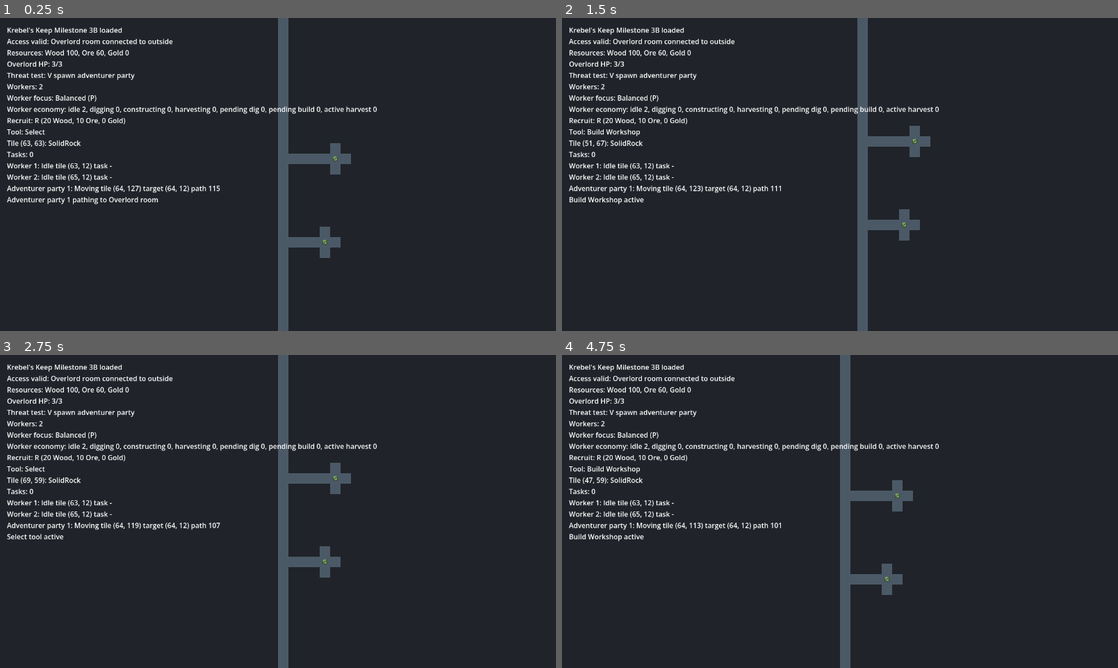
Above: before the commit, frames 1-4 (two rows, left to right).
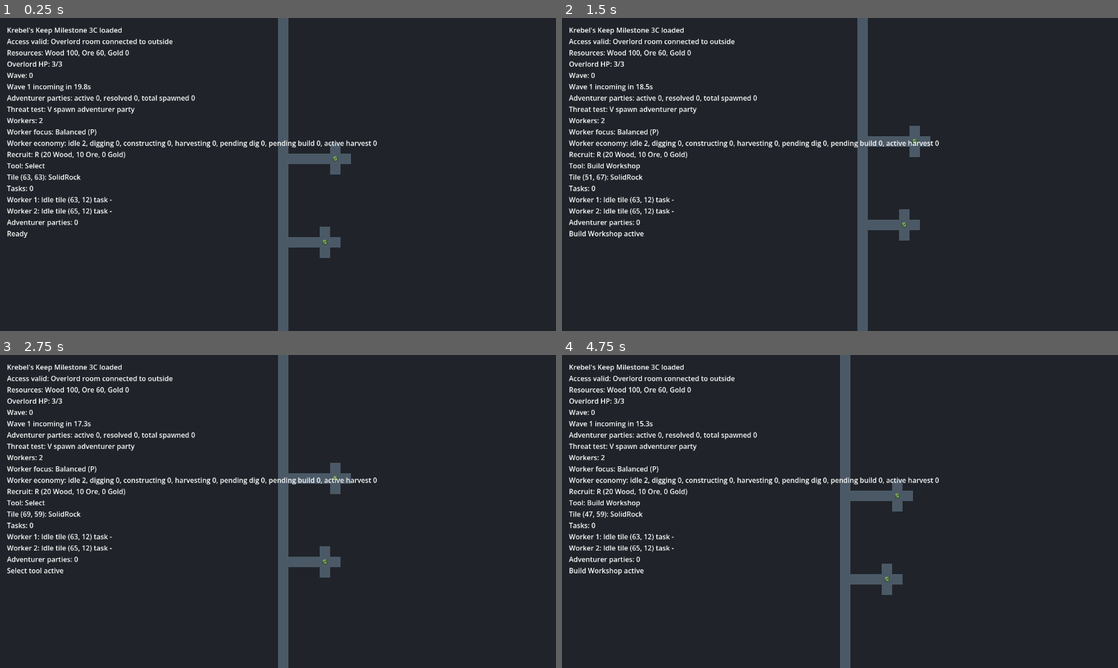
Above: after the commit, the same moments.

Repository: Servovicis/KrebelsKeep
Game: Godot game, scene res://scenes/main/Main.tscn
Two runs of this game, one before a commit and one after it. Both use one fixed random seed, a clock stepped at 60 frames per second and the inputs below.
Inputs (mouse positions are in pixels of both pictures, inside the frame that each line leads up to):
- Up to frame 1 (0.25 s): no input
- Up to frame 2 (1.5 s): tap Enter at 0.5 s; move the mouse to (962, 158) at 0.52 s; tap S (camera_down) at 0.6 s; tap H (tool_build_workshop) at 0.77 s; tap Space at 1.25 s; move the mouse to (728, 190) at 1.27 s; tap A (camera_left) at 1.35 s
- Up to frame 3 (2.75 s): tap H (tool_build_workshop) at 1.52 s; tap Enter at 2 s; move the mouse to (333, 442) at 2.02 s; tap D (camera_right) at 2.1 s
- Up to frame 4 (4.75 s): tap Space at 2.75, 4.25 s; move the mouse to (812, 574) at 2.77 s; tap W (camera_up) at 2.85 s; tap H (tool_build_workshop) at 3.02, 3.77, 4.52 s; tap Enter at 3.5 s; move the mouse to (1006, 558) at 3.52 s; hold Mouse wheel up (camera_zoom_in) 3.53-4.28 s; move the mouse to (673, 464) at 4.27 s; tap Mouse wheel down (camera_zoom_out) at 4.35 s

The runs differ from the first frame. In frame 1, 4.0% of the frame differs, in the area x 1-68%, y 3-71%; in frame 2, 4.0%; in frame 3, 3.9%; in frame 4, 4.0%.

Commit message:
feat: add adventurer wave timing stub

Diff:
--- a/scripts/core/main.gd
+++ b/scripts/core/main.gd
@@ -48,6 +48,8 @@
 const WORKER_SPEED_TILES_PER_SECOND := 4.0
 const ADVENTURER_SPEED_TILES_PER_SECOND := 3.0
 const OVERLORD_MAX_HP := 3
+const FIRST_WAVE_DELAY_SECONDS := 20.0
+const WAVE_INTERVAL_SECONDS := 30.0
 const DIG_WORK_REQUIRED := 2.0
 const EMPTY_SOURCE_RETRY_INTERVAL := 1.0
 # Extractors can work nearby permanent sources. Adjacency is optimal because it
@@ -101,6 +103,9 @@
 var harvest_buildings: Dictionary = {}
 var overlord_hp := OVERLORD_MAX_HP
 var overlord_loss_message := ""
+var current_wave := 0
+var time_until_next_wave := FIRST_WAVE_DELAY_SECONDS
+var total_spawned_parties := 0
 var next_task_id := 1
 var next_task_order := 1
 var last_message := "Ready"
@@ -115,10 +120,9 @@
 	access_valid = access_validator.is_overlord_room_connected(dungeon)
 	var access_message := "Access valid: Overlord room connected to outside" if access_valid else "Access invalid: Overlord room disconnected"
 
-	print("Krebel's Keep Milestone 3B loaded")
+	print("Krebel's Keep Milestone 3C loaded")
 	print(access_message)
 	_spawn_workers()
-	_spawn_initial_adventurer_party()
 	_update_debug_label()
 	queue_redraw()
 
@@ -135,6 +139,7 @@
 		camera.position += move_direction * CAMERA_SPEED * delta / camera.zoom.x
 
 	_update_workers(delta)
+	_update_wave_timer(delta)
 	_update_adventurer_parties(delta)
 	dungeon.update_resource_regeneration(delta)
 	_update_harvest_requests()
@@ -344,10 +349,11 @@
 	if adventurer_lines.is_empty():
 		adventurer_lines.append("Adventurer parties: 0")
 
-	debug_label.text = "Krebel's Keep Milestone 3B loaded\n%s\nResources: %s\n%s\nThreat test: V spawn adventurer party\nWorkers: %d\nWorker focus: %s (P)\nWorker economy: %s\nRecruit: R (%s)\nTool: %s\n%s\nTasks: %s\n%s\n%s\n%s" % [
+	debug_label.text = "Krebel's Keep Milestone 3C loaded\n%s\nResources: %s\n%s\n%s\nThreat test: V spawn adventurer party\nWorkers: %d\nWorker focus: %s (P)\nWorker economy: %s\nRecruit: R (%s)\nTool: %s\n%s\nTasks: %s\n%s\n%s\n%s" % [
 		access_message,
 		resource_manager.get_debug_text(),
 		_get_overlord_threat_text(),
+		_get_wave_text(),
 		workers.size(),
 		_get_worker_focus_name(worker_focus),
 		_get_worker_economy_text(),
@@ -381,12 +387,6 @@
 	return worker
 
 
-func _spawn_initial_adventurer_party() -> void:
-	if not adventurer_parties.is_empty():
-		return
-	_spawn_adventurer_party()
-
-
 func _spawn_debug_adventurer_party() -> void:
 	var party := _spawn_adventurer_party()
 	if party == null:
@@ -397,6 +397,35 @@
 		return
 
 	last_message = "Spawned adventurer party %d with V" % party.id
+	print(last_message)
+	_update_debug_label()
+	queue_redraw()
+
+
+func _update_wave_timer(delta: float) -> void:
+	if overlord_hp <= 0:
+		return
+
+	time_until_next_wave = maxf(0.0, time_until_next_wave - delta)
+	if time_until_next_wave > 0.0:
+		return
+
+	_spawn_next_wave()
+
+
+func _spawn_next_wave() -> void:
+	current_wave += 1
+	time_until_next_wave = WAVE_INTERVAL_SECONDS
+	var party := _spawn_adventurer_party()
+	if party == null:
+		return
+
+	if party.state == AdventurerPartyScript.PartyState.BLOCKED:
+		_update_debug_label()
+		queue_redraw()
+		return
+
+	last_message = "Wave %d spawned adventurer party %d" % [current_wave, party.id]
 	print(last_message)
 	_update_debug_label()
 	queue_redraw()
@@ -414,6 +443,7 @@
 	party.world_position = _tile_center(party.tile_position)
 	party.target_tile = _find_adventurer_target_tile(party.tile_position)
 	adventurer_parties.append(party)
+	total_spawned_parties += 1
 	_plan_adventurer_path(party)
 	return party
 
@@ -538,6 +568,45 @@
 		threat_text += "\n%s" % overlord_loss_message
 
 	return threat_text
+
+
+func _get_wave_text() -> String:
+	var active_count := _get_active_adventurer_party_count()
+	var resolved_count := _get_resolved_adventurer_party_count()
+	var timer_text := "Waves stopped: Overlord HP is 0"
+	if overlord_hp > 0:
+		timer_text = "Wave %d incoming in %.1fs" % [current_wave + 1, time_until_next_wave]
+		if current_wave > 0:
+			timer_text = "Next wave %d in %.1fs" % [current_wave + 1, time_until_next_wave]
+
+	return "Wave: %d\n%s\nAdventurer parties: active %d, resolved %d, total spawned %d" % [
+		current_wave,
+		timer_text,
+		active_count,
+		resolved_count,
+		total_spawned_parties,
+	]
+
+
+func _get_active_adventurer_party_count() -> int:
+	var count := 0
+	for party in adventurer_parties:
+		if party.reached_target:
+			continue
+		if party.state == AdventurerPartyScript.PartyState.BLOCKED:
+			continue
+		count += 1
+
+	return count
+
+
+func _get_resolved_adventurer_party_count() -> int:
+	var count := 0
+	for party in adventurer_parties:
+		if party.reached_target or party.state == AdventurerPartyScript.PartyState.BLOCKED:
+			count += 1
+
+	return count
 
 
 func _try_recruit_worker() -> void:
Not shown, changed: README.md
